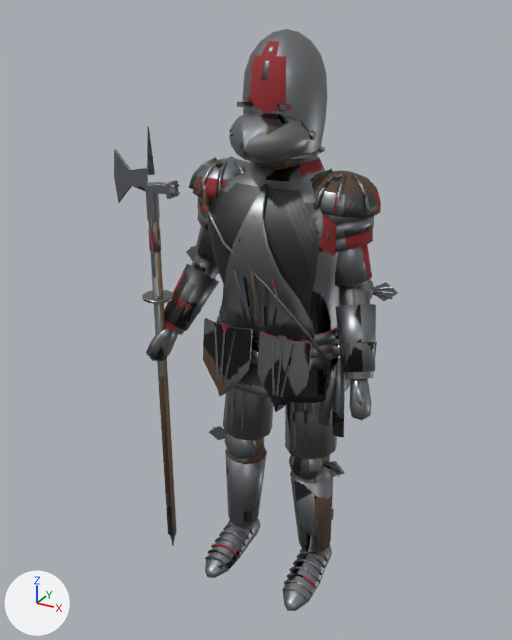
What one commit did to the Blender file Assets/Models/ArtBible/Enemies/Late/GothicManAtArms/GothicManAtArms.blend.
The view is the same before and after, from a 50 mm camera at (1.0, -2.0, 2.005) aimed at (-0.093, -0.014, 1.012). Every picture has the same lights, and +X, +Y and +Z are marked at lower left. The picture after the commit comes second.

The first picture shows 'GothicManAtArms'.
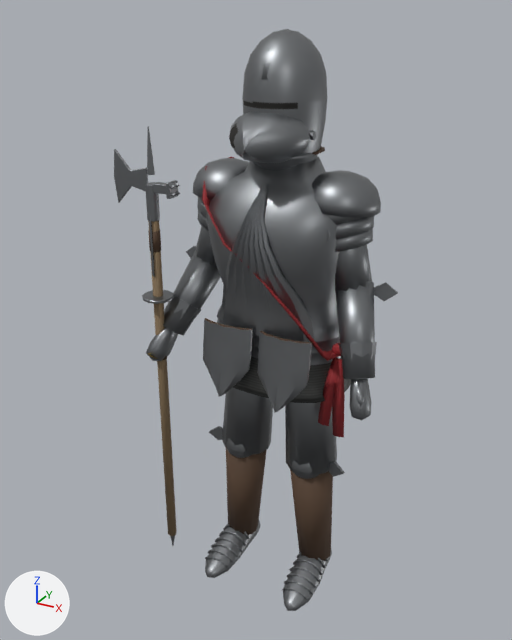
Location of each change, (x1, y1, x2, y2) in pixels of the pictures (512 x 640 px; the box of a moved part takes in the faces that stretch with it):
```json
{"part": 1, "of": "me_gothicmanatarms", "change": "moved or reshaped", "before": [335, 244, 372, 286], "after": [335, 244, 372, 291]}
{"part": 2, "of": "me_gothicmanatarms", "change": "moved or reshaped", "before": [285, 402, 337, 459], "after": [285, 402, 337, 475]}
{"part": 3, "of": "me_gothicmanatarms", "change": "moved or reshaped", "before": [223, 388, 273, 440], "after": [222, 387, 273, 455]}
{"part": 4, "of": "me_gothicmanatarms", "change": "rebuilt", "before": [191, 253, 218, 279], "after": [163, 252, 220, 335]}
{"part": 5, "of": "me_gothicmanatarms", "change": "deleted", "before": [189, 102, 394, 552]}
{"part": 6, "of": "me_gothicmanatarms", "change": "moved or reshaped", "before": [164, 184, 376, 554], "after": [195, 184, 375, 561]}
{"part": 7, "of": "me_gothicmanatarms", "change": "added", "after": [242, 73, 327, 127]}
{"part": 8, "of": "me_gothicmanatarms", "change": "surface changed", "before": [127, 38, 397, 590], "after": [127, 38, 397, 590]}
```

Scene script edits in JSON lines:
```json
{"block": "me_gothicmanatarms", "where": "# used by ob_gothicmanatarms; location = (0.0, 0.0, 0.0)"}
{"op": "remove", "block": "me_gothicmanatarms", "code": "me_gothicmanatarms.from_pydata(...)  # 4292 vertices, 3865 faces; spans x -0.54..0.39, y -0.26..0.21, z 0.0..1.95"}
{"op": "add", "block": "me_gothicmanatarms", "code": "me_gothicmanatarms.from_pydata(...)  # 3464 vertices, 3189 faces; spans x -0.54..0.39, y -0.26..0.21, z 0.0..1.95"}
{"block": "me_gothicmanatarms", "change": "me_gothicmanatarms part 1: the loose piece of 24 vertices spanning x 0.14..0.31, y -0.07..0.06, z 1.2..1.39 is scaled about its middle by (1.05, 0.981, 1.33), then moved by (0.0, 0.0, 0.01)"}
{"block": "me_gothicmanatarms", "change": "me_gothicmanatarms part 2: the loose piece of 24 vertices spanning x 0.03..0.22, y -0.1..0.08, z 0.56..0.92 is scaled about its middle by (1.01, 1, 1.47), then moved by (0.0, 0.0, 0.02)"}
{"block": "me_gothicmanatarms", "change": "me_gothicmanatarms part 3: the loose piece of 24 vertices spanning x -0.22..-0.03, y -0.1..0.08, z 0.56..0.92 is scaled about its middle by (1.01, 1, 1.47), then moved by (0.0, 0.0, 0.02)"}
{"block": "me_gothicmanatarms", "change": "me_gothicmanatarms part 4: the loose piece of 48 vertices spanning x -0.39..-0.23, y -0.17..0.05, z 0.96..1.25 is rebuilt with 24 vertices and now spans x -0.41..-0.22, y -0.18..0.06, z 0.94..1.25"}
{"block": "me_gothicmanatarms", "change": "me_gothicmanatarms part 5: 49 loose pieces with 528 vertices, spanning x -0.4..0.38, y -0.23..0.07, z 0.13..1.76, are deleted"}
{"block": "me_gothicmanatarms", "change": "me_gothicmanatarms part 6: 66 vertices moved within x -0.26..0.31, y -0.24..0.02, z 0.49..1.52; 788 vertices removed from x -0.41..0.38, y -0.24..0.18, z 0.06..1.55; 424 vertices added at x -0.34..0.38, y -0.25..0.18, z 0.08..1.52"}
{"block": "me_gothicmanatarms", "change": "me_gothicmanatarms part 7: 48 vertices added at x -0.12..0.12, y -0.14..0.14, z 1.74..1.76"}
{"block": "me_gothicmanatarms", "change": "me_gothicmanatarms part 8: 2406 kept faces spanning x -0.54..0.39, y -0.26..0.21, z 0.0..1.95 get new texture (UV) coordinates"}
{"block": "me_gothicmanatarms", "change": "other edits to the shape of me_gothicmanatarms do not show in these pictures"}
```
